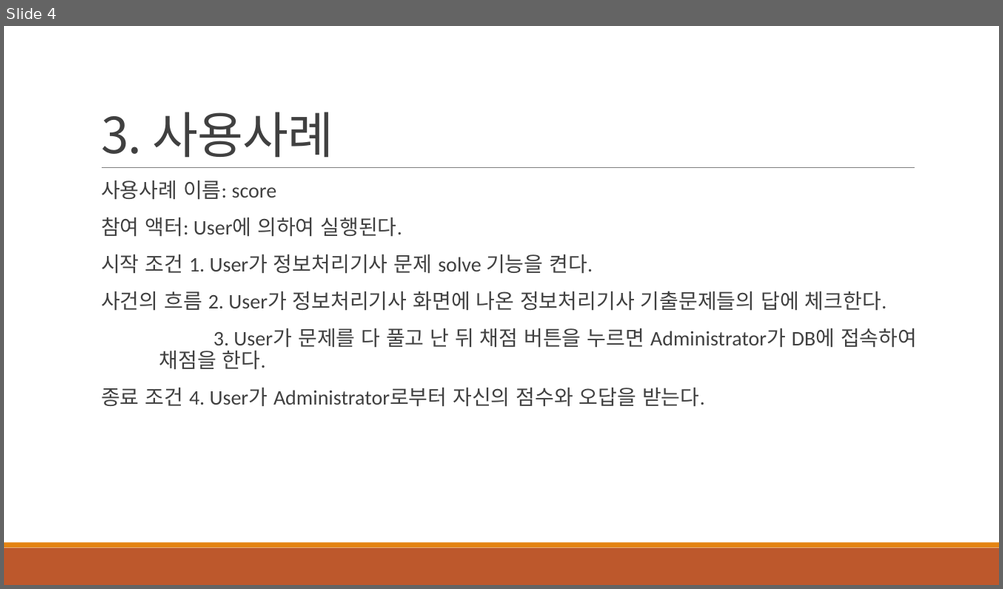
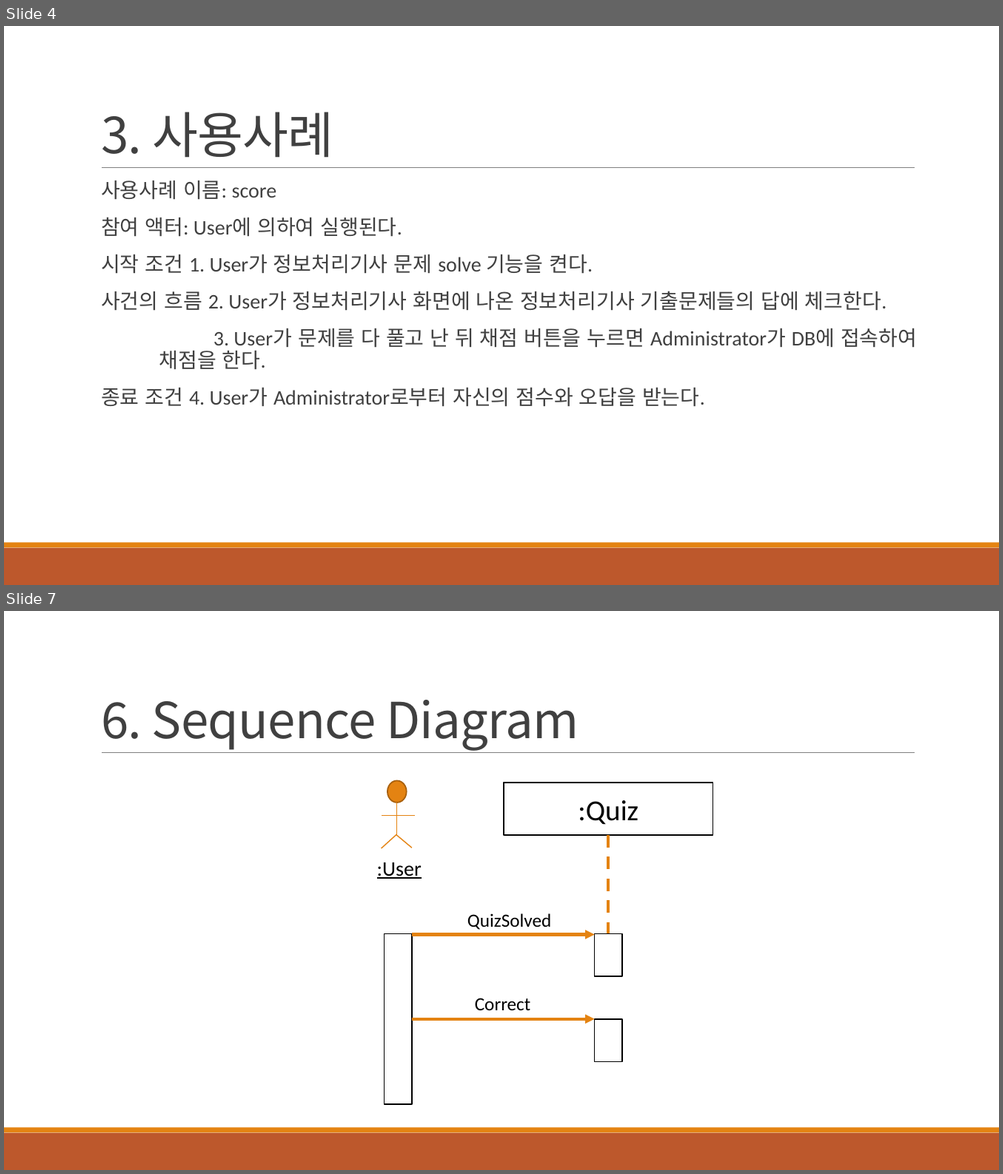
Before and after one commit to choisinho/software_gonghak, a slide deck: 팀 만드로이드_유즈케이스 다이어그램.pptx. Shown one above the other, each under a label of ours: slide 4 before the commit, slides 4 and 7 after it; the slides between them are not shown. The pictures are 1003x589 and 1003x1174 pixels, drawn with LibreOffice and Linux fonts; fonts in the diff are those of the drawing. Boxes give left, top, right and bottom in pixels: in the first picture for what was removed or moved away, otherwise in the second. Text is boxed around its words. In the diff, an @@ line names an element or a change of style, - is before the commit and + after.

```diff
--- a/팀 만드로이드_유즈케이스 다이어그램.pptx
+++ b/팀 만드로이드_유즈케이스 다이어그램.pptx
@@ slide 7 added at (4, 611, 999, 1170), background #FFFFFF; not listed: 3 template elements that a slide beside it also shows @@
@@ title added at (101, 700, 578, 751), 48 pt, text #404040 @@
+6. Sequence Diagram
@@ group added at (377, 781, 713, 1105): 5 lines, 4 rectangles, 3 texts, 2 arrows, 1 ellipse @@
+:User
+:Quiz
+QuizSolved
+Correct
```
Also in this commit, not shown: 2 slides changed, 2 other slides added, 1 other file.
